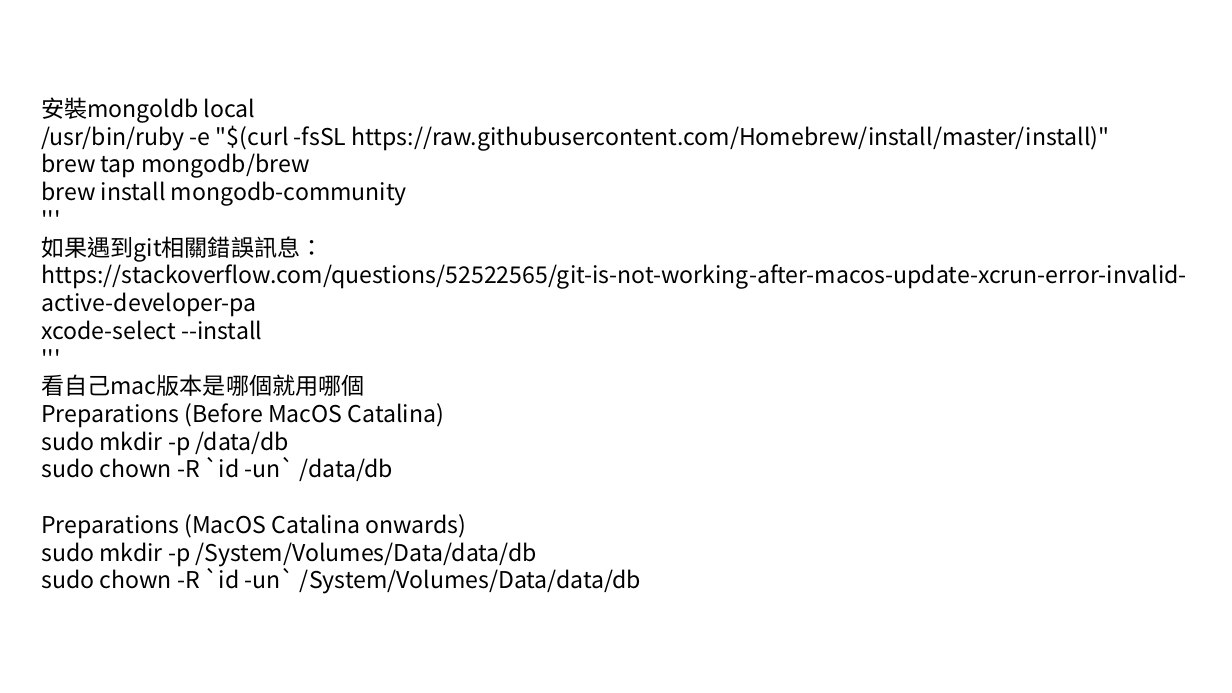
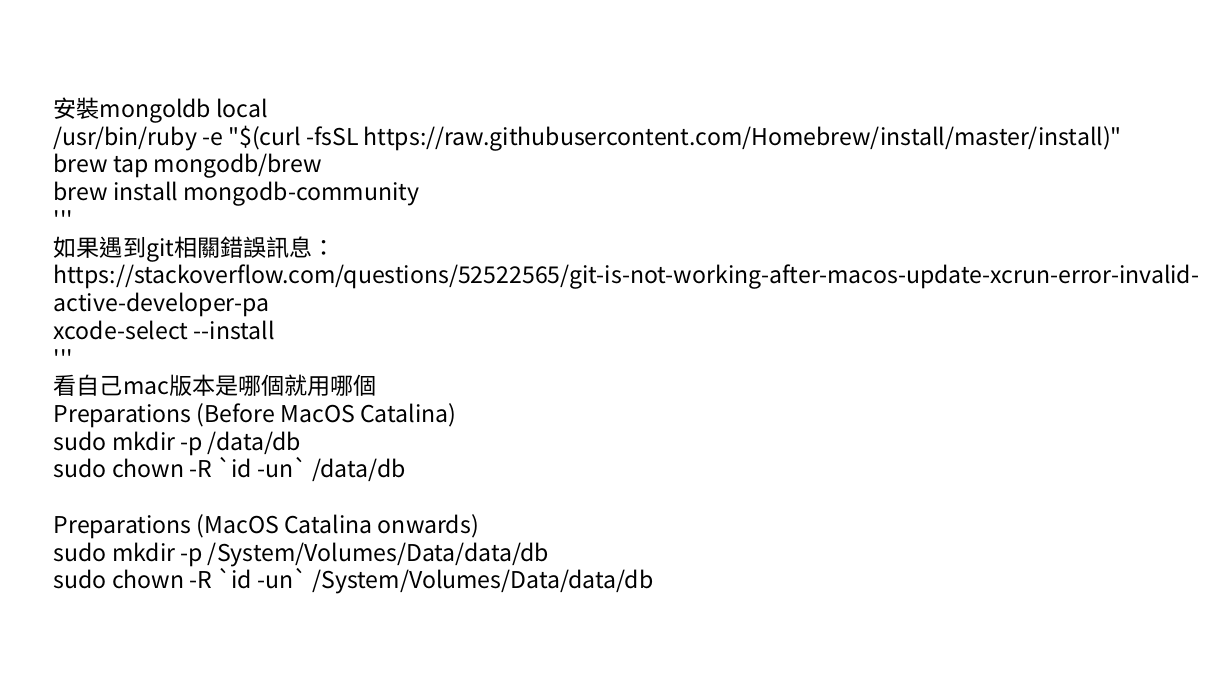
Before and after one commit to ethan1226/asrs_ofai, a slide deck: slide 12 of flowchart.pptx (slide 11 before the commit). Drawn at 1232x693 pixels with LibreOffice and Linux fonts; fonts in the diff are those of the drawing. Boxes give left, top, right and bottom in pixels: in the first picture for what was removed or moved away, otherwise in the second. Text is boxed around its words. In the diff, an @@ line names an element or a change of style, - is before the commit and + after.

```diff
--- a/flowchart.pptx
+++ b/flowchart.pptx
@@ text "安裝mongoldb local": place and size @@
-text "安裝mongoldb local" at [41,97,1187,594]
+text "安裝mongoldb local" at [54,97,1200,594]
```
Also in this commit, not shown: 2 other slides changed, 1 slide added.
